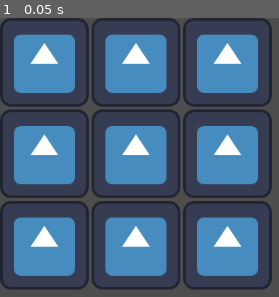
Above: before the commit, frame 1.
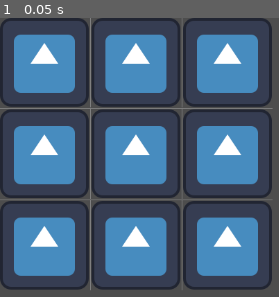
Above: after the commit, the same moment.

Repository: TheSecondReal0/caci-tictactoe
Game: Godot game, scene res://board/board.tscn
The game is run twice, just before and just after one commit, with the same random seed, the same clock (stepped at 60 frames per second) and the same inputs. The project has no main scene, so this scene is started directly. The engine's default icon, where the game draws it, is replaced by a stand-in: a white triangle on a blue panel in a dark square.
Inputs:
- Up to frame 1 (0.05 s): no input

The runs differ from the first frame. In frame 1, 0.7% of the frame differs, in the area x 0-98%, y 0-98%.

Commit message:
finished board ui

Diff:
--- a/board/board.gd
+++ b/board/board.gd
@@ -4,6 +4,7 @@
 
 @export_group("internal")
 @export var row_container: Container
+@export var row_scene: PackedScene
 @export var cell_scene: PackedScene
 
 var cell_nodes: Array[Array]
@@ -18,17 +19,32 @@
 func create_board(_dimensions: Vector2i = dimensions) -> void:
 	for row in _dimensions.y:
 		create_row(row, _dimensions.x)
+		# add a line between rows, but not after the last one
+		if row < _dimensions.y - 1:
+			var separator: HSeparator = HSeparator.new()
+			row_container.add_child(separator)
 
 # this function handles creation of a row, it will instance a container
 # for each row and a button for each column
 # it also attaches signals to call on_cell_pressed when a cell is clicked
 func create_row(row: int, columns: int = dimensions.x) -> void:
 	# create a new container to add cell nodes to
-	var row_node: Container = HBoxContainer.new()
+	var row_node: Container = row_scene.instantiate()
 	for col in columns:
 		var cell: Control = instantiate_cell()
+		# connect pressed signal so that on_cell_pressed() will be called
+		# when a cell is clicked
+		# bind(row, col) lets us keep track of the position of the cell that
+		# was pressed without having to add complexity to the cell node
 		cell.pressed.connect(on_cell_pressed.bind(row, col))
 		row_node.add_child(cell)
+
+		# add a line between columns, but not after the last one
+		if col < columns - 1:
+			var separator: VSeparator = VSeparator.new()
+			row_node.add_child(separator)
+
+
 	row_container.add_child(row_node)
 
 func instantiate_cell() -> Control:
--- a/board/board.tscn
+++ b/board/board.tscn
@@ -1,7 +1,8 @@
-[gd_scene load_steps=3 format=3 uid="uid://dn74601xqygd1"]
+[gd_scene load_steps=4 format=3 uid="uid://dn74601xqygd1"]
 
 [ext_resource type="Script" path="res://board/board.gd" id="1_g23yb"]
-[ext_resource type="PackedScene" uid="uid://chtf8ljdjxsar" path="res://board/cell/cell.tscn" id="2_dirrm"]
+[ext_resource type="PackedScene" uid="uid://culg3bjtdkqby" path="res://board/row.tscn" id="2_snqcl"]
+[ext_resource type="PackedScene" uid="uid://chtf8ljdjxsar" path="res://board/cell.tscn" id="3_4trgr"]
 
 [node name="board" type="Control" node_paths=PackedStringArray("row_container")]
 layout_mode = 3
@@ -12,9 +13,11 @@
 grow_vertical = 2
 script = ExtResource("1_g23yb")
 row_container = NodePath("rows")
-cell_scene = ExtResource("2_dirrm")
+row_scene = ExtResource("2_snqcl")
+cell_scene = ExtResource("3_4trgr")
 
 [node name="rows" type="VBoxContainer" parent="."]
 layout_mode = 0
 offset_right = 40.0
 offset_bottom = 40.0
+theme_override_constants/separation = 0
--- /dev/null
+++ b/board/row.tscn
@@ -0,0 +1,6 @@
+[gd_scene format=3 uid="uid://culg3bjtdkqby"]
+
+[node name="row" type="HBoxContainer"]
+size_flags_horizontal = 4
+theme_override_constants/separation = 0
+alignment = 1
Not shown: 1 places in board/cell.tscn that only renumber resources
